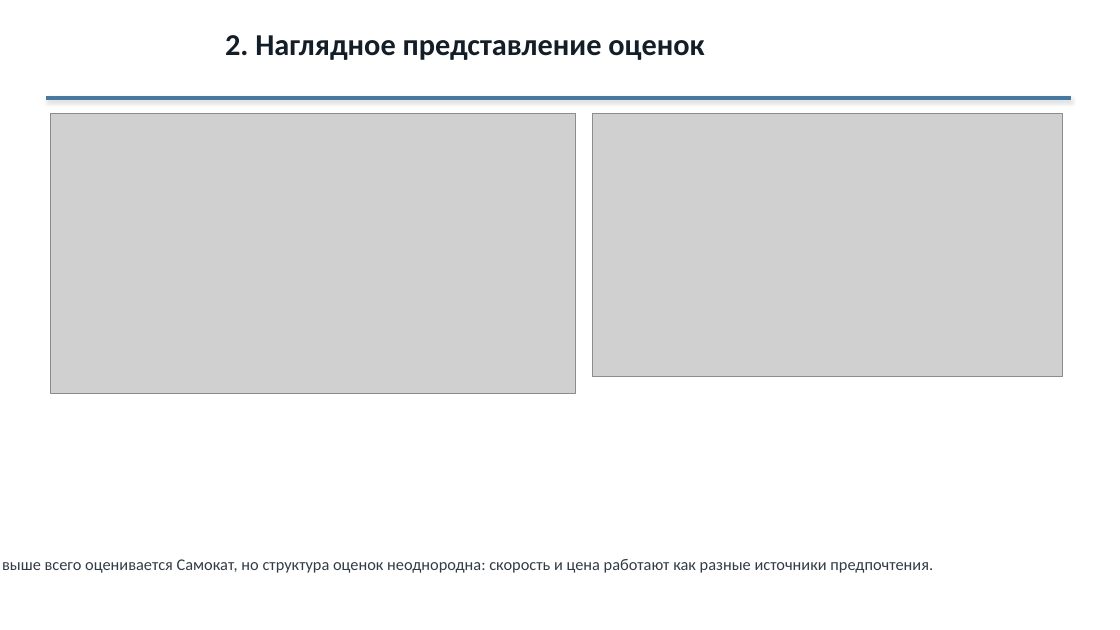
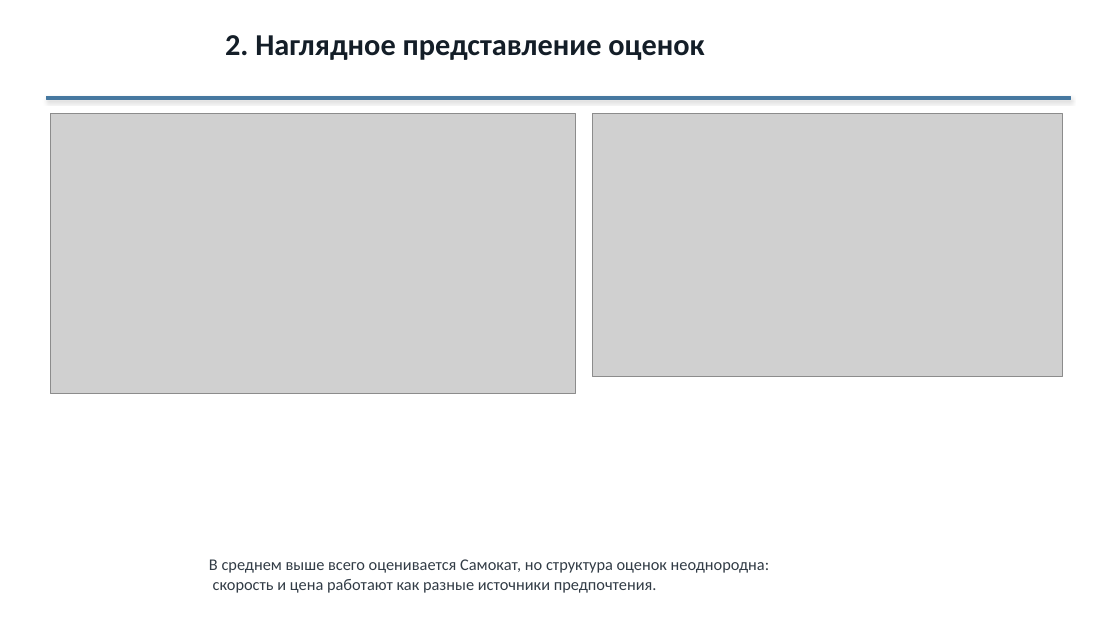
Before and after one commit to Echways/SPoI, a slide deck: slide 3 of lab-3/presentation/Presentation.pptx. Drawn at 1120x630 pixels with LibreOffice and Linux fonts; fonts in the diff are those of the drawing; grey boxes stand for pictures. Boxes give left, top, right and bottom in pixels: in the first picture for what was removed or moved away, otherwise in the second. Text is boxed around its words. In the diff, an @@ line names an element or a change of style, - is before the commit and + after.

```diff
--- a/lab-3/presentation/Presentation.pptx
+++ b/lab-3/presentation/Presentation.pptx
@@ text at (209,559,769,593): text changed @@
-В среднем выше всего оценивается Самокат, но структура оценок неоднородна: скорость и цена работают как разные источники предпочтения.
+В среднем выше всего оценивается Самокат, но структура оценок неоднородна:
+скорость и цена работают как разные источники предпочтения.
```
Also in this commit, not shown: 1 other slide changed, 1 other file.
